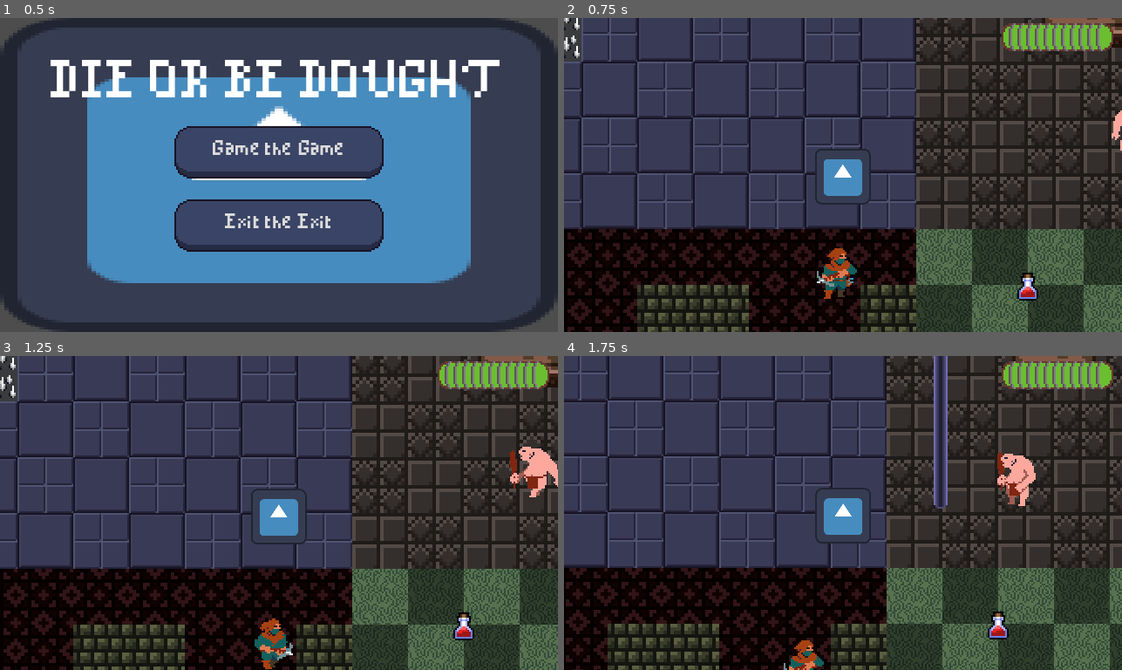
Above: before the commit, frames 1-4 (two rows, left to right).
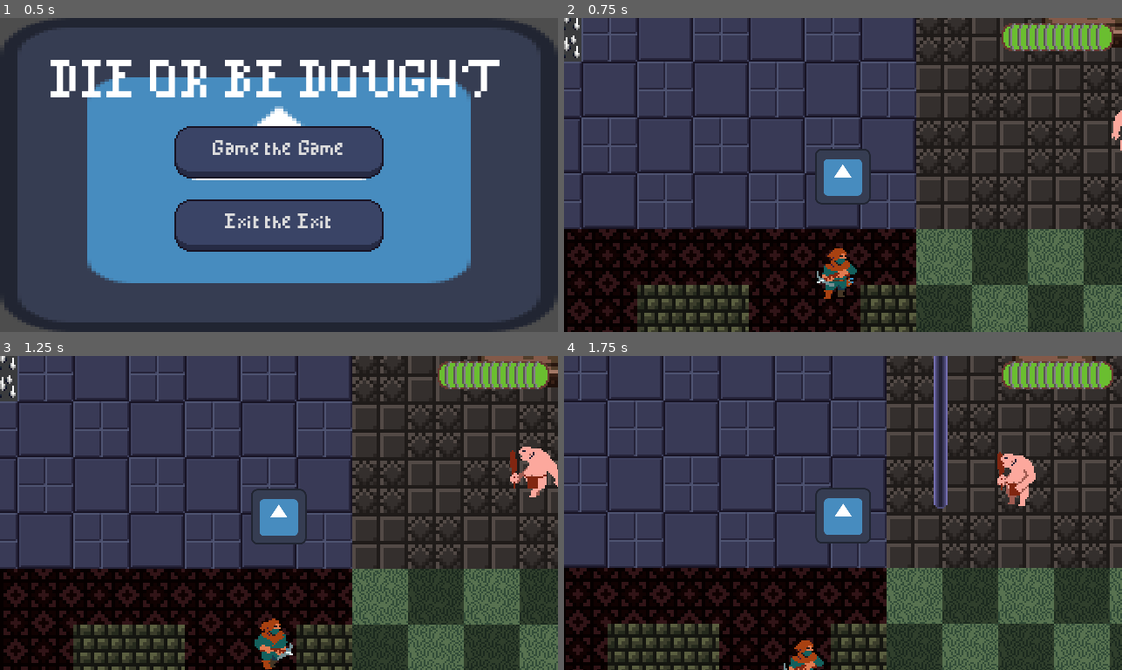
Above: after the commit, the same moments.

Repository: KxUgh/48h-game-jam-game
Game: Godot game, scene res://scenes/main_menu.tscn
Two runs of this game, one before a commit and one after it. Both use one fixed random seed, a clock stepped at 60 frames per second and the inputs below. The engine's default icon, where the game draws it, is replaced by a stand-in: a white triangle on a blue panel in a dark square.
Inputs (mouse positions are in pixels of both pictures, inside the frame that each line leads up to):
- Up to frame 1 (0.5 s): no input
- Up to frame 2 (0.75 s): click "Game the Game" at 0.5 s
- Up to frame 3 (1.25 s): no input
- Up to frame 4 (1.75 s): move the mouse to (965, 497) at 1.27 s; hold D (right) from 1.28 s (still down); click (965, 497) at 1.35 s

Frame 1 is identical in both runs. In frame 2, 0.2% of the frame differs, in the area x 81-85%, y 81-90%; in frame 3, 0.2%; in frame 4, 0.2%.

Commit message:
balance
balnace

Diff:
--- /dev/null
+++ b/scenes/cannon.tscn
@@ -0,0 +1,9 @@
+[gd_scene load_steps=3 format=3 uid="uid://cb0we8uiyaneu"]
+
+[ext_resource type="Script" path="res://scripts/cannon.gd" id="1_lq7pi"]
+[ext_resource type="PackedScene" uid="uid://b1io717w8lvgw" path="res://scenes/cannonball.tscn" id="2_6qbfw"]
+
+[node name="Cannon" type="Node2D"]
+script = ExtResource("1_lq7pi")
+shot = ExtResource("2_6qbfw")
+damage = 10.0
--- /dev/null
+++ b/scenes/cannonball.tscn
@@ -0,0 +1,22 @@
+[gd_scene load_steps=4 format=3 uid="uid://b1io717w8lvgw"]
+
+[ext_resource type="Script" path="res://scripts/cannonball.gd" id="1_eradc"]
+[ext_resource type="Texture2D" path="res://assets/cannonball.png" id="2_83swe"]
+
+[sub_resource type="RectangleShape2D" id="RectangleShape2D_nwna2"]
+size = Vector2(6, 4)
+
+[node name="Cannonball" type="Area2D"]
+top_level = true
+collision_layer = 4
+collision_mask = 3
+script = ExtResource("1_eradc")
+speed = 300.0
+max_duration = 10.0
+
+[node name="CollisionShape2D" type="CollisionShape2D" parent="."]
+position = Vector2(12, 0)
+shape = SubResource("RectangleShape2D_nwna2")
+
+[node name="Sprite2D" type="Sprite2D" parent="."]
+texture = ExtResource("2_83swe")
--- /dev/null
+++ b/scenes/cannoneer.tscn
@@ -0,0 +1,157 @@
+[gd_scene load_steps=21 format=3 uid="uid://b347urc82s4l7"]
+
+[ext_resource type="Script" path="res://scripts/archer.gd" id="1_v8oqm"]
+[ext_resource type="Texture2D" path="res://assets/cannon_attack.png" id="2_npirs"]
+[ext_resource type="Texture2D" path="res://assets/cannon_hit.png" id="3_y5mvf"]
+[ext_resource type="Texture2D" path="res://assets/cannon_idle.png" id="4_x8x1p"]
+[ext_resource type="PackedScene" uid="uid://cb0we8uiyaneu" path="res://scenes/cannon.tscn" id="6_1s78o"]
+
+[sub_resource type="AtlasTexture" id="AtlasTexture_bmq8c"]
+atlas = ExtResource("2_npirs")
+region = Rect2(0, 0, 64, 32)
+
+[sub_resource type="AtlasTexture" id="AtlasTexture_xali4"]
+atlas = ExtResource("2_npirs")
+region = Rect2(64, 0, 64, 32)
+
+[sub_resource type="AtlasTexture" id="AtlasTexture_lcvmi"]
+atlas = ExtResource("2_npirs")
+region = Rect2(128, 0, 64, 32)
+
+[sub_resource type="AtlasTexture" id="AtlasTexture_tk07u"]
+atlas = ExtResource("3_y5mvf")
+region = Rect2(0, 0, 64, 32)
+
+[sub_resource type="AtlasTexture" id="AtlasTexture_shlip"]
+atlas = ExtResource("3_y5mvf")
+region = Rect2(64, 0, 64, 32)
+
+[sub_resource type="AtlasTexture" id="AtlasTexture_6oie6"]
+atlas = ExtResource("3_y5mvf")
+region = Rect2(128, 0, 64, 32)
+
+[sub_resource type="AtlasTexture" id="AtlasTexture_rornx"]
+atlas = ExtResource("3_y5mvf")
+region = Rect2(192, 0, 64, 32)
+
+[sub_resource type="AtlasTexture" id="AtlasTexture_qqse8"]
+atlas = ExtResource("4_x8x1p")
+region = Rect2(0, 0, 64, 32)
+
+[sub_resource type="AtlasTexture" id="AtlasTexture_43y6s"]
+atlas = ExtResource("4_x8x1p")
+region = Rect2(64, 0, 64, 32)
+
+[sub_resource type="AtlasTexture" id="AtlasTexture_ery57"]
+atlas = ExtResource("4_x8x1p")
+region = Rect2(128, 0, 64, 32)
+
+[sub_resource type="AtlasTexture" id="AtlasTexture_3r4jd"]
+atlas = ExtResource("4_x8x1p")
+region = Rect2(0, 0, 64, 32)
+
+[sub_resource type="AtlasTexture" id="AtlasTexture_fqaav"]
+atlas = ExtResource("4_x8x1p")
+region = Rect2(64, 0, 64, 32)
+
+[sub_resource type="AtlasTexture" id="AtlasTexture_ne2gt"]
+atlas = ExtResource("4_x8x1p")
+region = Rect2(128, 0, 64, 32)
+
+[sub_resource type="SpriteFrames" id="SpriteFrames_8jxr7"]
+animations = [{
+"frames": [{
+"duration": 1.0,
+"texture": SubResource("AtlasTexture_bmq8c")
+}, {
+"duration": 1.0,
+"texture": SubResource("AtlasTexture_xali4")
+}, {
+"duration": 1.0,
+"texture": SubResource("AtlasTexture_lcvmi")
+}],
+"loop": false,
+"name": &"attack",
+"speed": 5.0
+}, {
+"frames": [{
+"duration": 1.0,
+"texture": SubResource("AtlasTexture_tk07u")
+}, {
+"duration": 1.0,
+"texture": SubResource("AtlasTexture_shlip")
+}, {
+"duration": 1.0,
+"texture": SubResource("AtlasTexture_6oie6")
+}, {
+"duration": 1.0,
+"texture": SubResource("AtlasTexture_rornx")
+}],
+"loop": false,
+"name": &"hit",
+"speed": 7.0
+}, {
+"frames": [{
+"duration": 1.0,
+"texture": SubResource("AtlasTexture_qqse8")
+}, {
+"duration": 1.0,
+"texture": SubResource("AtlasTexture_43y6s")
+}, {
+"duration": 1.0,
+"texture": SubResource("AtlasTexture_ery57")
+}],
+"loop": true,
+"name": &"idle",
+"speed": 5.0
+}, {
+"frames": [{
+"duration": 1.0,
+"texture": SubResource("AtlasTexture_3r4jd")
+}, {
+"duration": 1.0,
+"texture": SubResource("AtlasTexture_fqaav")
+}, {
+"duration": 1.0,
+"texture": SubResource("AtlasTexture_ne2gt")
+}],
+"loop": true,
+"name": &"walk",
+"speed": 5.0
+}]
+
+[sub_resource type="CapsuleShape2D" id="CapsuleShape2D_bmtew"]
+height = 34.0
+
+[node name="Cannoneer" type="CharacterBody2D" node_paths=PackedStringArray("nav_agent", "nav_timer", "sprite", "bow") groups=["Enemies"]]
+collision_layer = 4
+collision_mask = 3
+script = ExtResource("1_v8oqm")
+nav_agent = NodePath("NavigationAgent2D")
+nav_timer = NodePath("Timer")
+sprite = NodePath("AnimatedSprite2D")
+bow = NodePath("Cannon")
+desired_distance = 100.0
+speed = 5.0
+max_health = 25.0
+attack_cooldown = 5.0
+damage_delay = 1.0
+
+[node name="AnimatedSprite2D" type="AnimatedSprite2D" parent="."]
+sprite_frames = SubResource("SpriteFrames_8jxr7")
+animation = &"walk"
+autoplay = "idle"
+
+[node name="CollisionShape2D" type="CollisionShape2D" parent="."]
+position = Vector2(-18, 0)
+shape = SubResource("CapsuleShape2D_bmtew")
+
+[node name="NavigationAgent2D" type="NavigationAgent2D" parent="."]
+avoidance_enabled = true
+
+[node name="Timer" type="Timer" parent="."]
+wait_time = 0.25
+autostart = true
+
+[node name="Cannon" parent="." node_paths=PackedStringArray("weapon_owner") instance=ExtResource("6_1s78o")]
+weapon_owner = NodePath("..")
--- /dev/null
+++ b/scenes/cannoneer_spawner.tscn
@@ -0,0 +1,8 @@
+[gd_scene load_steps=3 format=3 uid="uid://djoqsd0l6a6tu"]
+
+[ext_resource type="Script" path="res://scripts/spawner.gd" id="1_xkm2o"]
+[ext_resource type="PackedScene" uid="uid://b347urc82s4l7" path="res://scenes/cannoneer.tscn" id="2_ugmwb"]
+
+[node name="CannoneerSpawner" type="Node2D"]
+script = ExtResource("1_xkm2o")
+scene_to_spawn = ExtResource("2_ugmwb")
--- a/scenes/main.tscn
+++ b/scenes/main.tscn
@@ -13,10 +13,12 @@
 [ext_resource type="PackedScene" path="res://scenes/health_pickup.tscn" id="5_u1lpl"]
 [ext_resource type="Texture2D" uid="uid://txd3dsmwsatl" path="res://assets/dungeontemple/B32x32.png" id="5_uvg6y"]
 [ext_resource type="Texture2D" uid="uid://chescnt1putfh" path="res://assets/futuretileset.png" id="6_ioanc"]
-[ext_resource type="PackedScene" uid="uid://bqwlx6l8fu1i4" path="res://scenes/caveman_spawner.tscn" id="7_eafu8"]
-[ext_resource type="PackedScene" uid="uid://b3458n03htj8j" path="res://scenes/archer_spawner.tscn" id="8_i1d3c"]
+[ext_resource type="PackedScene" path="res://scenes/caveman_spawner.tscn" id="7_eafu8"]
+[ext_resource type="PackedScene" uid="uid://cv04oau5k6h22" path="res://scenes/archer_spawner.tscn" id="8_i1d3c"]
 [ext_resource type="PackedScene" uid="uid://dljdaakwoupl3" path="res://scenes/archer.tscn" id="9_iih70"]
+[ext_resource type="PackedScene" uid="uid://djoqsd0l6a6tu" path="res://scenes/cannoneer_spawner.tscn" id="9_j2t2v"]
 [ext_resource type="PackedScene" uid="uid://b6k18m1n1bsu7" path="res://scenes/health_bar.tscn" id="10_jvini"]
+[ext_resource type="PackedScene" uid="uid://b347urc82s4l7" path="res://scenes/cannoneer.tscn" id="18_6218l"]
 
 [sub_resource type="NavigationPolygon" id="NavigationPolygon_yyi8j"]
 vertices = PackedVector2Array(16, 16, -16, 16, -16, -16, 16, -16)
@@ -791,6 +793,10 @@
 scenes/2/display_placeholder = ExtResource("7_eafu8")
 scenes/3/scene = ExtResource("8_i1d3c")
 scenes/3/display_placeholder = ExtResource("8_i1d3c")
+scenes/4/scene = ExtResource("9_j2t2v")
+scenes/4/display_placeholder = ExtResource("9_j2t2v")
+scenes/5/scene = ExtResource("5_u1lpl")
+scenes/5/display_placeholder = ExtResource("5_u1lpl")
 
 [sub_resource type="NavigationPolygon" id="NavigationPolygon_mj60d"]
 
@@ -1015,12 +1021,17 @@
 metadata/_edit_lock_ = true
 
 [node name="EnemyWave1" type="TileMapLayer" parent="TileMaps"]
-tile_map_data = PackedByteArray("AAD6//z/AgAAAAAAAgD5//z/AgAAAAAAAgA=")
+tile_map_data = PackedByteArray("AAD6//z/AgAAAAAAAgD5//z/AgAAAAAAAgDy/wsAAgAAAAAABQABAAQAAgAAAAAAAgACAAIAAgAAAAAAAgA=")
 tile_set = SubResource("TileSet_jkjmu")
 metadata/_edit_lock_ = true
 
 [node name="EnemyWave2" type="TileMapLayer" parent="TileMaps"]
-tile_map_data = PackedByteArray("AAD5/wQAAgAAAAAAAwD6/wQAAgAAAAAAAwA=")
+tile_map_data = PackedByteArray("AAABAPv/AgAAAAAAAwAHAP3/AgAAAAAAAwA=")
+tile_set = SubResource("TileSet_jkjmu")
+metadata/_edit_lock_ = true
+
+[node name="EnemyWave3" type="TileMapLayer" parent="TileMaps"]
+tile_map_data = PackedByteArray("AADv/wMAAgAAAAAABAD2/woAAgAAAAAABAA=")
 tile_set = SubResource("TileSet_jkjmu")
 metadata/_edit_lock_ = true
 
@@ -1038,9 +1049,6 @@
 [node name="Caveman" parent="." instance=ExtResource("2_to06s")]
 position = Vector2(63, -28)
 
-[node name="HealthPickup" parent="." instance=ExtResource("5_u1lpl")]
-position = Vector2(0, 65)
-
 [node name="Archer" parent="." instance=ExtResource("9_iih70")]
 position = Vector2(-109, 57)
 
@@ -1078,3 +1086,5 @@
 
 [node name="CollisionShape2D" type="CollisionShape2D" parent="WorldBorder4"]
 shape = SubResource("WorldBoundaryShape2D_8qbjn")
+
+[node name="Cannoneer" parent="." instance=ExtResource("18_6218l")]
Not shown: 1 places in scenes/archer_spawner.tscn that only renumber resources
Not shown: 1 places in scenes/main.tscn that only renumber resources
